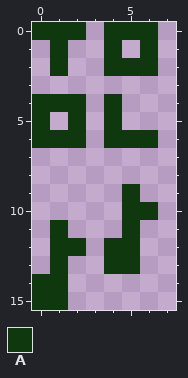
Pixel-art file -- assets/tool_music.aseprite. The picture above is the old version.
8x16 pixels, 1 frame.
Palette (. is transparent): A #0f380f
Pixels before, first column x 0:
 0 AAA.AAA
 1 .A..A.A
 2 .A..AAA
 3 .......
 4 AAA.A..
 5 A.A.A..
 6 AAA.AAA
 7 .......
 8 .......
 9 .....A.
10 .....AA
11 .A...A.
12 .AA.AA.
13 .A..AA.
14 AA.....
15 AA.....
The result:
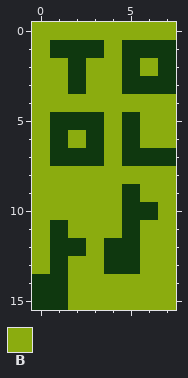
Colours new in this view: B #8bac0f
Message: give tools a background, add train bg
Edits made:
y 0: x 0..7 AAA.AAA. -> BBBBBBBB
y 1: x 0 . -> B; x 2..5 ..A. -> AABA; x 7 . -> A
y 2: x 0..4 .A..A -> BBABB; x 6..7 A. -> BA
y 3: x 0..7 ........ -> BBABBAAA
y 4: x 0..7 AAA.A... -> BBBBBBBB
y 5: x 0..1 A. -> BA; x 3..7 .A... -> ABABB
y 6: x 0 A -> B; x 2..4 A.A -> BAB; x 6..7 A. -> BB
y 7: x 0..7 ........ -> BAAABAAA
y 8: x 0..7 ........ -> BBBBBBBB
y 9: x 0..4 ..... -> BBBBB; x 6..7 .. -> BB
y 10: x 0..4 ..... -> BBBBB; x 7 . -> B
y 11: x 0 . -> B; x 2..4 ... -> BBB; x 6..7 .. -> BB
y 12: x 0 . -> B; x 3 . -> B; x 6..7 .. -> BB
y 13: x 0 . -> B; x 2..3 .. -> BB; x 6..7 .. -> BB
y 14..15: x 2..7 ...... -> BBBBBB
Pixel boxes of the changes (left, top, right, bottom) in both pictures:
changed: (32, 22, 176, 310)
